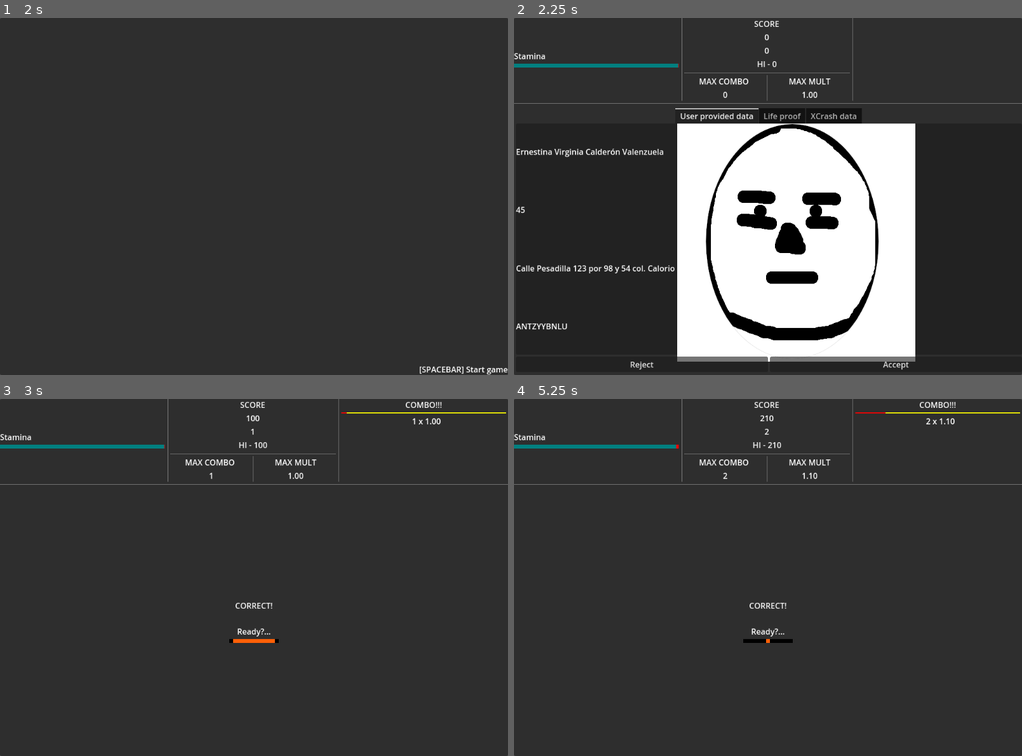
Above: before the commit, frames 1-4 (two rows, left to right).
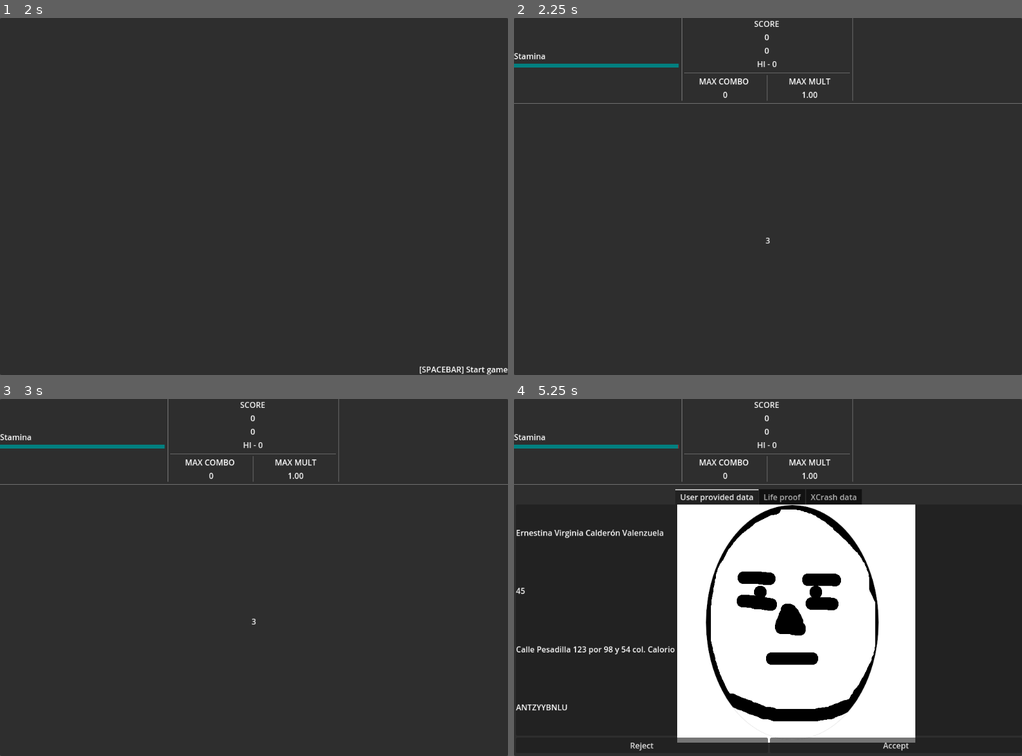
Above: after the commit, the same moments.

Repository: pyramid-seph/dash_dash_dashboard
Game: Godot game, scene res://scenes/Game.tscn
Same seed, same stepped clock (60 frames per second), same inputs: the game is played once before the commit and once after it.
Inputs (mouse positions are in pixels of both pictures, inside the frame that each line leads up to):
- Up to frame 1 (2 s): tap Enter at 0.5 s; hold Space (accept) 0.53-1.28 s; tap Space (accept) at 1.35 s
- Up to frame 2 (2.25 s): tap Space (accept) at 2 s; hold Space (accept) from 2.03 s (still down)
- Up to frame 3 (3 s): release Space (accept) at 2.75 s; click (381, 745) at 2.75 s, where only the run before the commit has a clickable "Accept"
- Up to frame 4 (5.25 s): tap Space (accept) at 3.6 s; click (895, 745) at 4.25 s, where only the run before the commit has a clickable "Accept"; hold Space (accept) from 5.03 s (still down)

Frame 1 is identical in both runs. In frame 2, 33% of the frame differs, in the area x 0-79%, y 12-99%; in frame 3, 0.6%; in frame 4, 33%, in the area x 0-100%, y 0-99%.

Commit message:
Show initial delay

Diff:
--- a/scenes/ComboBar.tscn
+++ b/scenes/ComboBar.tscn
@@ -10,6 +10,7 @@
 
 [node name="VBoxContainer" type="VBoxContainer" parent="."]
 visible = false
+layout_mode = 1
 anchors_preset = 10
 anchor_right = 1.0
 offset_bottom = 62.0
@@ -17,17 +18,14 @@
 
 [node name="Label" type="Label" parent="VBoxContainer"]
 unique_name_in_owner = true
-offset_right = 74.0
-offset_bottom = 26.0
+layout_mode = 2
 text = "COMBO!!!"
 horizontal_alignment = 1
 
 [node name="ProgressBar" type="TextureProgressBar" parent="VBoxContainer"]
 unique_name_in_owner = true
 custom_minimum_size = Vector2(8, 0)
-offset_top = 30.0
-offset_right = 74.0
-offset_bottom = 32.0
+layout_mode = 2
 step = 0.0
 value = 100.0
 fill_mode = 1
@@ -43,8 +41,6 @@
 
 [node name="MultiplierLabel" type="Label" parent="VBoxContainer"]
 unique_name_in_owner = true
-offset_top = 36.0
-offset_right = 74.0
-offset_bottom = 62.0
+layout_mode = 2
 text = "99 x 3.0"
 horizontal_alignment = 1
--- a/scenes/Game.gd
+++ b/scenes/Game.gd
@@ -2,6 +2,7 @@
 extends Node
 
 
+@export var initial_delay_sec: float = 3.0
 @export var stamina_sec: float = 60.0
 @export var stamina_gain_sec: float = 10.0
 @export var stamina_lose_sec: float = 5.0
--- a/scenes/GameplayGui.gd
+++ b/scenes/GameplayGui.gd
@@ -19,10 +19,9 @@
 @onready var error_explanation_panel := $ErrorExplanationPanel
 @onready var correct_panel := $CorrectPanel
 @onready var game_panel := $GameContainer
-@onready var incorrect_guess_panel := %IncorrectGuessPanel
-@onready var correct_guess_panel := %CorrectGuessPanel
 @onready var loading_next_challenge := %LoadingNextChallenge
 @onready var challenge_container := %ChallengeContainer
+@onready var start_delay_container := %StartDelayContainer
 
 
 var request_challenge: RequestChallenge:
@@ -40,6 +39,14 @@
 			user_data_tab.populate(value.person_data_source, value.original_person)
 			proof_of_life_tab.populate(value.person_data_source, value.proof_of_life_person)
 			debug.text = "\n".join([str(value.original_person), "accept?: %s" % str(value.should_be_accepted())])
+
+
+func start_initial_delay(time_sec: float) -> void:
+	start_delay_container.start(time_sec)
+
+
+func stop_initial_delay() -> void:
+	start_delay_container.stop()
 
 
 func stop_next_challenge() -> void:
--- a/scenes/GameplayGui.tscn
+++ b/scenes/GameplayGui.tscn
@@ -13,6 +13,7 @@
 [ext_resource type="Texture2D" uid="uid://1yc6pjqt5yb" path="res://assets/ui_bar_foreground.png" id="9_ckbef"]
 [ext_resource type="Script" path="res://scenes/LoadingNextChallenge.gd" id="11_cex2j"]
 [ext_resource type="PackedScene" uid="uid://cd3ciay2hra0b" path="res://scenes/timer_bar.tscn" id="11_xp18w"]
+[ext_resource type="Script" path="res://scenes/StartDelayContainer.gd" id="13_vkelh"]
 
 [node name="GUI" type="Control"]
 layout_mode = 3
@@ -25,7 +26,6 @@
 
 [node name="TitleScreen" type="PanelContainer" parent="."]
 visible = false
-layout_mode = 1
 anchors_preset = 15
 anchor_right = 1.0
 anchor_bottom = 1.0
@@ -33,33 +33,26 @@
 grow_vertical = 2
 
 [node name="CenterContainer" type="CenterContainer" parent="TitleScreen"]
-layout_mode = 2
 
 [node name="VBoxContainer" type="VBoxContainer" parent="TitleScreen/CenterContainer"]
-layout_mode = 2
 
 [node name="TitleLabel" type="Label" parent="TitleScreen/CenterContainer/VBoxContainer"]
-layout_mode = 2
 text = "DASH DASH DASHBOARD!"
 horizontal_alignment = 1
 
 [node name="HSeparator" type="HSeparator" parent="TitleScreen/CenterContainer/VBoxContainer"]
-layout_mode = 2
 
 [node name="PlayLabel" type="Label" parent="TitleScreen/CenterContainer/VBoxContainer"]
-layout_mode = 2
 text = "[Spacebar] Play!"
 horizontal_alignment = 1
 
 [node name="ExitLabel" type="Label" parent="TitleScreen"]
-layout_mode = 2
 size_flags_horizontal = 0
 size_flags_vertical = 8
 text = "[ESC] Exit"
 
 [node name="GameContainer" type="PanelContainer" parent="."]
 visible = false
-layout_mode = 1
 anchors_preset = 15
 anchor_right = 1.0
 anchor_bottom = 1.0
@@ -67,47 +60,40 @@
 grow_vertical = 2
 
 [node name="VBoxContainer" type="VBoxContainer" parent="GameContainer"]
-layout_mode = 2
 
 [node name="HUD" type="HBoxContainer" parent="GameContainer/VBoxContainer"]
-layout_mode = 2
 size_flags_vertical = 0
 alignment = 1
 
 [node name="StaminaTimer" parent="GameContainer/VBoxContainer/HUD" instance=ExtResource("2_0eg3r")]
 unique_name_in_owner = true
-layout_mode = 2
 size_flags_horizontal = 3
 
 [node name="VSeparator" type="VSeparator" parent="GameContainer/VBoxContainer/HUD"]
-layout_mode = 2
 
 [node name="ScorePanel" parent="GameContainer/VBoxContainer/HUD" instance=ExtResource("3_6jtmv")]
 unique_name_in_owner = true
-layout_mode = 2
 size_flags_horizontal = 3
 
 [node name="VSeparator2" type="VSeparator" parent="GameContainer/VBoxContainer/HUD"]
-layout_mode = 2
 
 [node name="RequestComboCounter" parent="GameContainer/VBoxContainer/HUD" instance=ExtResource("3_fqvos")]
 unique_name_in_owner = true
-layout_mode = 2
-size_flags_horizontal = 3
+size_flags_horizontal = 3
+size_flags_vertical = 4
 
 [node name="MarginContainer" type="MarginContainer" parent="GameContainer/VBoxContainer/HUD"]
-layout_mode = 2
 
 [node name="HSeparator" type="HSeparator" parent="GameContainer/VBoxContainer"]
-layout_mode = 2
 
 [node name="Control" type="Control" parent="GameContainer/VBoxContainer"]
-layout_mode = 2
+layout_mode = 3
+anchors_preset = 0
 size_flags_vertical = 3
 
 [node name="ChallengeContainer" type="VBoxContainer" parent="GameContainer/VBoxContainer/Control"]
 unique_name_in_owner = true
-layout_mode = 0
+visible = false
 offset_left = 4.0
 offset_top = 4.0
 offset_right = 1024.0
@@ -115,7 +101,6 @@
 size_flags_horizontal = 3
 
 [node name="ChallengeTabs" type="TabContainer" parent="GameContainer/VBoxContainer/Control/ChallengeContainer"]
-layout_mode = 2
 size_flags_horizontal = 3
 size_flags_vertical = 3
 tab_alignment = 1
@@ -123,63 +108,55 @@
 
 [node name="UserDataTab" type="HBoxContainer" parent="GameContainer/VBoxContainer/Control/ChallengeContainer/ChallengeTabs"]
 unique_name_in_owner = true
-layout_mode = 2
+anchors_preset = 15
+anchor_right = 1.0
+anchor_bottom = 1.0
+offset_top = 31.0
 script = ExtResource("3_g15n0")
 title = "User provided data"
 
 [node name="VBoxContainer" type="VBoxContainer" parent="GameContainer/VBoxContainer/Control/ChallengeContainer/ChallengeTabs/UserDataTab"]
-layout_mode = 2
 
 [node name="FullName" type="Label" parent="GameContainer/VBoxContainer/Control/ChallengeContainer/ChallengeTabs/UserDataTab/VBoxContainer"]
-layout_mode = 2
 size_flags_vertical = 6
 text = "Name: My othercool full name"
 
 [node name="Age" type="Label" parent="GameContainer/VBoxContainer/Control/ChallengeContainer/ChallengeTabs/UserDataTab/VBoxContainer"]
-layout_mode = 2
 size_flags_vertical = 6
 text = "Age: My Cool Age"
 
 [node name="Address" type="Label" parent="GameContainer/VBoxContainer/Control/ChallengeContainer/ChallengeTabs/UserDataTab/VBoxContainer"]
-layout_mode = 2
 size_flags_vertical = 6
 text = "Address My Cool Address"
 
 [node name="Curp" type="Label" parent="GameContainer/VBoxContainer/Control/ChallengeContainer/ChallengeTabs/UserDataTab/VBoxContainer"]
-layout_mode = 2
 size_flags_vertical = 6
 text = "Address My Cool Address"
 
 [node name="Reviewed" type="CheckBox" parent="GameContainer/VBoxContainer/Control/ChallengeContainer/ChallengeTabs/UserDataTab/VBoxContainer"]
 visible = false
-layout_mode = 2
 size_flags_horizontal = 4
 size_flags_vertical = 8
 text = "Revisado"
 
 [node name="PersonImage" parent="GameContainer/VBoxContainer/Control/ChallengeContainer/ChallengeTabs/UserDataTab" instance=ExtResource("3_vdsu5")]
-layout_mode = 2
 size_flags_horizontal = 3
 size_flags_vertical = 1
 
 [node name="ProofOfLifeTab" type="VBoxContainer" parent="GameContainer/VBoxContainer/Control/ChallengeContainer/ChallengeTabs"]
 unique_name_in_owner = true
 visible = false
-layout_mode = 2
 script = ExtResource("4_1il7u")
 title = "Life proof"
 
 [node name="Video" type="CenterContainer" parent="GameContainer/VBoxContainer/Control/ChallengeContainer/ChallengeTabs/ProofOfLifeTab"]
-layout_mode = 2
 size_flags_vertical = 3
 use_top_left = true
 
 [node name="PersonImage" parent="GameContainer/VBoxContainer/Control/ChallengeContainer/ChallengeTabs/ProofOfLifeTab/Video" instance=ExtResource("3_vdsu5")]
-layout_mode = 2
 
 [node name="Reviewed" type="CheckBox" parent="GameContainer/VBoxContainer/Control/ChallengeContainer/ChallengeTabs/ProofOfLifeTab"]
 visible = false
-layout_mode = 2
 size_flags_horizontal = 4
 size_flags_vertical = 8
 text = "Revisado"
@@ -187,131 +164,47 @@
 [node name="CurpQueryTab" type="HBoxContainer" parent="GameContainer/VBoxContainer/Control/ChallengeContainer/ChallengeTabs"]
 unique_name_in_owner = true
 visible = false
-layout_mode = 2
 script = ExtResource("2_kph81")
 title = "XCrash data"
 
 [node name="VBoxContainer" type="VBoxContainer" parent="GameContainer/VBoxContainer/Control/ChallengeContainer/ChallengeTabs/CurpQueryTab"]
-layout_mode = 2
 
 [node name="FullName" type="Label" parent="GameContainer/VBoxContainer/Control/ChallengeContainer/ChallengeTabs/CurpQueryTab/VBoxContainer"]
-layout_mode = 2
 size_flags_vertical = 6
 text = "Name: My othercool full name"
 
 [node name="Age" type="Label" parent="GameContainer/VBoxContainer/Control/ChallengeContainer/ChallengeTabs/CurpQueryTab/VBoxContainer"]
-layout_mode = 2
 size_flags_vertical = 6
 text = "Age: My Cool Age"
 
 [node name="Address" type="Label" parent="GameContainer/VBoxContainer/Control/ChallengeContainer/ChallengeTabs/CurpQueryTab/VBoxContainer"]
-layout_mode = 2
 size_flags_vertical = 6
 text = "Address My Cool Address"
 
 [node name="Curp" type="Label" parent="GameContainer/VBoxContainer/Control/ChallengeContainer/ChallengeTabs/CurpQueryTab/VBoxContainer"]
-layout_mode = 2
 size_flags_vertical = 6
 text = "Address My Cool Address"
 
 [node name="Reviewed" type="CheckBox" parent="GameContainer/VBoxContainer/Control/ChallengeContainer/ChallengeTabs/CurpQueryTab/VBoxContainer"]
 visible = false
-layout_mode = 2
 size_flags_horizontal = 4
 size_flags_vertical = 8
 text = "Revisado"
 
 [node name="CommitmentButtons" type="HBoxContainer" parent="GameContainer/VBoxContainer/Control/ChallengeContainer"]
-layout_mode = 2
 
 [node name="RejectButton" type="Button" parent="GameContainer/VBoxContainer/Control/ChallengeContainer/CommitmentButtons"]
-layout_mode = 2
 size_flags_horizontal = 3
 text = "Reject"
 
 [node name="AcceptButton" type="Button" parent="GameContainer/VBoxContainer/Control/ChallengeContainer/CommitmentButtons"]
-layout_mode = 2
 size_flags_horizontal = 3
 text = "Accept
 "
 
-[node name="GuessResult" type="Control" parent="GameContainer/VBoxContainer/Control"]
-visible = false
-layout_mode = 1
-anchors_preset = 15
-anchor_right = 1.0
-anchor_bottom = 1.0
-grow_horizontal = 2
-grow_vertical = 2
-
-[node name="IncorrectGuessPanel" type="PanelContainer" parent="GameContainer/VBoxContainer/Control/GuessResult"]
-unique_name_in_owner = true
-visible = false
-layout_mode = 1
-anchors_preset = 15
-anchor_right = 1.0
-anchor_bottom = 1.0
-grow_horizontal = 2
-grow_vertical = 2
-
-[node name="VBoxContainer" type="VBoxContainer" parent="GameContainer/VBoxContainer/Control/GuessResult/IncorrectGuessPanel"]
-layout_mode = 2
-size_flags_vertical = 0
-
-[node name="RichTextLabel" type="RichTextLabel" parent="GameContainer/VBoxContainer/Control/GuessResult/IncorrectGuessPanel/VBoxContainer"]
-layout_mode = 2
-size_flags_vertical = 0
-bbcode_enabled = true
-text = "[p align=center][font size=32] [shake rate=10 level=10]WRONG![/shake][/font][/p]
-"
-fit_content_height = true
-
-[node name="TextureProgressBar" type="TextureProgressBar" parent="GameContainer/VBoxContainer/Control/GuessResult/IncorrectGuessPanel/VBoxContainer"]
-layout_mode = 2
-size_flags_vertical = 4
-step = 0.0
-value = 100.0
-texture_under = ExtResource("9_ckbef")
-texture_progress = ExtResource("9_ckbef")
-tint_under = Color(0.494118, 0.494118, 0.494118, 1)
-tint_progress = Color(0, 1, 1, 1)
-
-[node name="CorrectGuessPanel" type="PanelContainer" parent="GameContainer/VBoxContainer/Control/GuessResult"]
-unique_name_in_owner = true
-visible = false
-layout_mode = 1
-anchors_preset = 15
-anchor_right = 1.0
-anchor_bottom = 1.0
-grow_horizontal = 2
-grow_vertical = 2
-
-[node name="VBoxContainer" type="VBoxContainer" parent="GameContainer/VBoxContainer/Control/GuessResult/CorrectGuessPanel"]
-layout_mode = 2
-size_flags_vertical = 4
-
-[node name="RichTextLabel" type="RichTextLabel" parent="GameContainer/VBoxContainer/Control/GuessResult/CorrectGuessPanel/VBoxContainer"]
-layout_mode = 2
-size_flags_vertical = 4
-bbcode_enabled = true
-text = "[p align=center][font size=64]CORRECT![/font][/p]
-"
-fit_content_height = true
-
-[node name="TextureProgressBar" type="TextureProgressBar" parent="GameContainer/VBoxContainer/Control/GuessResult/CorrectGuessPanel/VBoxContainer"]
-layout_mode = 2
-size_flags_vertical = 4
-step = 0.0
-value = 100.0
-texture_under = ExtResource("9_ckbef")
-texture_progress = ExtResource("9_ckbef")
-tint_under = Color(0.494118, 0.494118, 0.494118, 1)
-tint_progress = Color(0, 1, 1, 1)
-
 [node name="LoadingNextChallenge" type="CenterContainer" parent="GameContainer/VBoxContainer/Control"]
 unique_name_in_owner = true
 visible = false
-layout_mode = 1
 anchors_preset = 15
 anchor_right = 1.0
 anchor_bottom = 1.0
@@ -320,11 +213,9 @@
 script = ExtResource("11_cex2j")
 
 [node name="VBoxContainer" type="VBoxContainer" parent="GameContainer/VBoxContainer/Control/LoadingNextChallenge"]
-layout_mode = 2
 
 [node name="ResultLabel" type="Label" parent="GameContainer/VBoxContainer/Control/LoadingNextChallenge/VBoxContainer"]
 unique_name_in_owner = true
-layout_mode = 2
 size_flags_horizontal = 4
 text = "Ready?..."
 horizontal_alignment = 1
@@ -332,7 +223,6 @@
 [node name="TimerBar" parent="GameContainer/VBoxContainer/Control/LoadingNextChallenge/VBoxContainer" instance=ExtResource("11_xp18w")]
 unique_name_in_owner = true
 custom_minimum_size = Vector2(100, 8)
-layout_mode = 2
 size_flags_horizontal = 4
 step = 0.0
 value = 100.0
@@ -343,10 +233,25 @@
 tint_under = Color(0, 0, 0, 1)
 tint_progress = Color(1, 0.376471, 0.027451, 1)
 
+[node name="StartDelayContainer" type="CenterContainer" parent="GameContainer/VBoxContainer/Control"]
+unique_name_in_owner = true
+visible = false
+anchors_preset = 15
+anchor_right = 1.0
+anchor_bottom = 1.0
+grow_horizontal = 2
+grow_vertical = 2
+script = ExtResource("13_vkelh")
+
+[node name="DelayLabel" type="Label" parent="GameContainer/VBoxContainer/Control/StartDelayContainer"]
+text = "3"
+
+[node name="Timer" type="Timer" parent="GameContainer/VBoxContainer/Control/StartDelayContainer/DelayLabel"]
+one_shot = true
+
 [node name="DebugPanel" type="PanelContainer" parent="."]
 visible = false
 custom_minimum_size = Vector2(512, 0)
-layout_mode = 1
 anchors_preset = 6
 anchor_left = 1.0
 anchor_top = 0.5
@@ -359,7 +264,6 @@
 grow_vertical = 2
 
 [node name="Debug" type="Label" parent="DebugPanel"]
-layout_mode = 2
 size_flags_vertical = 1
 text = "DEBUG TEXT"
 autowrap_mode = 3
@@ -367,7 +271,6 @@
 [node name="PausePanel" type="PanelContainer" parent="."]
 process_mode = 3
 visible = false
-layout_mode = 1
 anchors_preset = 15
 anchor_right = 1.0
 anchor_bottom = 1.0
@@ -375,13 +278,11 @@
 grow_vertical = 2
 
 [node name="Pause" type="Label" parent="PausePanel"]
-layout_mode = 2
 text = "PAUSA"
 horizontal_alignment = 1
 vertical_alignment = 1
 
 [node name="Exit" type="Label" parent="PausePanel"]
-layout_mode = 2
 size_flags_horizontal = 0
 size_flags_vertical = 8
 text = "[ESC] Title Screen"
@@ -389,7 +290,6 @@
 [node name="GameOverResults" type="PanelContainer" parent="."]
 process_mode = 3
 visible = false
-layout_mode = 1
 anchors_preset = 15
 anchor_right = 1.0
 anchor_bottom = 1.0
@@ -398,59 +298,48 @@
 script = ExtResource("6_cvt1o")
 
 [node name="VBoxContainer" type="VBoxContainer" parent="GameOverResults"]
-layout_mode = 2
 size_flags_horizontal = 4
 size_flags_vertical = 4
 
 [node name="GameOver" type="Label" parent="GameOverResults/VBoxContainer"]
-layout_mode = 2
 text = "GAME OVER!"
 horizontal_alignment = 1
 vertical_alignment = 1
 
 [node name="MaxCombo" type="Label" parent="GameOverResults/VBoxContainer"]
 unique_name_in_owner = true
-layout_mode = 2
 text = "100"
 
 [node name="MaxMultiplier" type="Label" parent="GameOverResults/VBoxContainer"]
 unique_name_in_owner = true
-layout_mode = 2
 text = "1.50"
 
 [node name="BonusPoints" type="Label" parent="GameOverResults/VBoxContainer"]
 unique_name_in_owner = true
-layout_mode = 2
 text = "Bonus! 999"
 
 [node name="TotalScore" type="Label" parent="GameOverResults/VBoxContainer"]
 unique_name_in_owner = true
-layout_mode = 2
 text = "99999"
 
 [node name="TryAgainLabel" type="Label" parent="GameOverResults"]
-layout_mode = 2
 size_flags_horizontal = 8
 size_flags_vertical = 8
 text = "[SPACEBAR] Try again!"
 
 [node name="ToTitleScreenLabel" type="Label" parent="GameOverResults"]
-layout_mode = 2
 size_flags_horizontal = 0
 size_flags_vertical = 8
 text = "[ESC] Title screen"
 
 [node name="IncorrectGuessPanel" type="PanelContainer" parent="GameOverResults"]
 visible = false
-layout_mode = 2
 
 [node name="CorrectGuessPanel" type="PanelContainer" parent="GameOverResults"]
 visible = false
-layout_mode = 2
 
 [node name="QuotePanel" type="PanelContainer" parent="."]
 visible = false
-layout_mode = 1
 anchors_preset = 15
 anchor_right = 1.0
 anchor_bottom = 1.0
@@ -458,7 +347,6 @@
 grow_vertical = 2
 
 [node name="Label" type="RichTextLabel" parent="QuotePanel"]
-layout_mode = 2
 size_flags_vertical = 4
 bbcode_enabled = true
 text = "[p align=center][font size=24]\"Playing a game is the voluntary attempt to overcome unnecessary obstacles.\"[/font][/p]
@@ -466,14 +354,12 @@
 fit_content_height = true
 
 [node name="StartGameLabel" type="Label" parent="QuotePanel"]
-layout_mode = 2
 size_flags_horizontal = 8
 size_flags_vertical = 8
 text = "[SPACEBAR] Start game"
 
 [node name="IntructionsPanel" type="PanelContainer" parent="."]
 visible = false
-layout_mode = 1
 anchors_preset = 15
 anchor_right = 1.0
 anchor_bottom = 1.0
@@ -481,7 +367,6 @@
 grow_vertical = 2
 
 [node name="Label" type="RichTextLabel" parent="IntructionsPanel"]
-layout_mode = 2
 bbcode_enabled = true
 text = "[font size=32]
 [ul]Check the data for any inconsistencies.[/ul]
@@ -498,14 +383,12 @@
 [/font]"
 
 [node name="ExitLabel" type="Label" parent="IntructionsPanel"]
-layout_mode = 2
 size_flags_horizontal = 8
 size_flags_vertical = 8
 text = "[SPACEBAR] OK"
 
 [node name="ErrorExplanationPanel" type="PanelContainer" parent="."]
 visible = false
-layout_mode = 1
 anchors_preset = 15
 anchor_right = 1.0
 anchor_bottom = 1.0
@@ -513,22 +396,20 @@
 grow_vertical = 2
 
 [node name="Label" type="Label" parent="ErrorExplanationPanel"]
-layout_mode = 2
 text = "// TODO
 Explain error"
 horizontal_alignment = 1
 
 [node name="CorrectPanel" type="PanelContainer" parent="."]
 visible = false
-layout_mode = 0
 offset_right = 40.0
 offset_bottom = 40.0
 
 [node name="Label" type="Label" parent="CorrectPanel"]
-layout_mode = 2
 text = "CORRECT!!!"
 
 [connection signal="pressed" from="GameContainer/VBoxContainer/Control/ChallengeContainer/CommitmentButtons/RejectButton" to="." method="_on_reject_button_pressed"]
 [connection signal="pressed" from="GameContainer/VBoxContainer/Control/ChallengeContainer/CommitmentButtons/AcceptButton" to="." method="_on_accept_button_pressed"]
 [connection signal="timeout" from="GameContainer/VBoxContainer/Control/LoadingNextChallenge" to="." method="_on_loading_next_challenge_timeout"]
 [connection signal="timeout" from="GameContainer/VBoxContainer/Control/LoadingNextChallenge/VBoxContainer/TimerBar" to="GameContainer/VBoxContainer/Control/LoadingNextChallenge" method="_on_timer_bar_timeout"]
+[connection signal="timeout" from="GameContainer/VBoxContainer/Control/StartDelayContainer/DelayLabel/Timer" to="GameContainer/VBoxContainer/Control/StartDelayContainer" method="_on_timer_timeout"]
--- a/scenes/PlayingState.gd
+++ b/scenes/PlayingState.gd
@@ -6,7 +6,7 @@
 	_setup_connections()
 	_setup_next_challenge()
 	_setup_gui()
-	game.stamina_timer.start(game.stamina_sec)
+	game.gameplay_gui.start_initial_delay(game.initial_delay_sec)
 
 
 func _update(_delta: float) -> void:
@@ -30,6 +30,10 @@
 	_destroy_connections()
 	game.gameplay_gui.change_game_screen_visibility(false)
 	game.gameplay_gui.stop_next_challenge()
+	game.gameplay_gui.stop_initial_delay()
+	game.stamina_timer.paused = false
+	game.stamina_timer.stop()
+	game.gameplay_gui.challenge_container.visible = false
 
 
 func _reset_game_state() -> void:
@@ -47,6 +51,9 @@
 	game.gameplay_gui.update_correct_guessess(game.correct_guesses)
 	game.gameplay_gui.update_score(game.score)
 	game.gameplay_gui.change_game_screen_visibility(true)
+	game.stamina_timer.start(game.stamina_sec)
+	# Pausing so time_left is equal to max_wait_time while the initial delay happen.
+	game.stamina_timer.paused = true
 
 
 func _setup_connections() -> void:
@@ -57,6 +64,7 @@
 	game.gameplay_gui.request_accepted.connect(_on_request_accepted)
 	game.gameplay_gui.request_rejected.connect(_on_request_rejected)
 	game.gameplay_gui.loading_next_challenge.timer_bar.timeout.connect(_on_next_challenge_created)
+	game.gameplay_gui.start_delay_container.timeout.connect(_on_start_delay_container_timeout)
 
 
 func _destroy_connections() -> void:
@@ -67,6 +75,7 @@
 	game.gameplay_gui.request_accepted.disconnect(_on_request_accepted)
 	game.gameplay_gui.request_rejected.disconnect(_on_request_rejected)
 	game.gameplay_gui.loading_next_challenge.timer_bar.timeout.disconnect(_on_next_challenge_created)
+	game.gameplay_gui.start_delay_container.timeout.disconnect(_on_start_delay_container_timeout)
 
 
 func _create_request_challenge() -> RequestChallenge:
@@ -168,3 +177,9 @@
 
 func _on_next_challenge_created() -> void:
 	game.gameplay_gui.change_game_screen_visibility(true)
+
+
+func _on_start_delay_container_timeout() -> void:
+	game.stamina_timer.paused = false
+	game.stamina_timer.start(game.stamina_sec)
+	game.gameplay_gui.challenge_container.visible = true
--- /dev/null
+++ b/scenes/StartDelayContainer.gd
@@ -0,0 +1,28 @@
+extends CenterContainer
+
+
+signal timeout
+
+
+@onready var delay_label := $DelayLabel as Label
+@onready var timer := $DelayLabel/Timer as Timer
+
+
+func _process(_delta: float) -> void:
+	if timer.is_stopped(): return
+	delay_label.text = str(ceili(timer.time_left))
+
+
+func start(time_sec: float) -> void:
+	visible = true
+	timer.start(time_sec)
+
+
+func stop() -> void:
+	visible = false
+	timer.stop()
+
+
+func _on_timer_timeout():
+	visible = false
+	timeout.emit()
Not shown: 1 places in scenes/Game.tscn that only renumber resources
Not shown: 1 places in scenes/GameplayGui.tscn that only renumber resources
